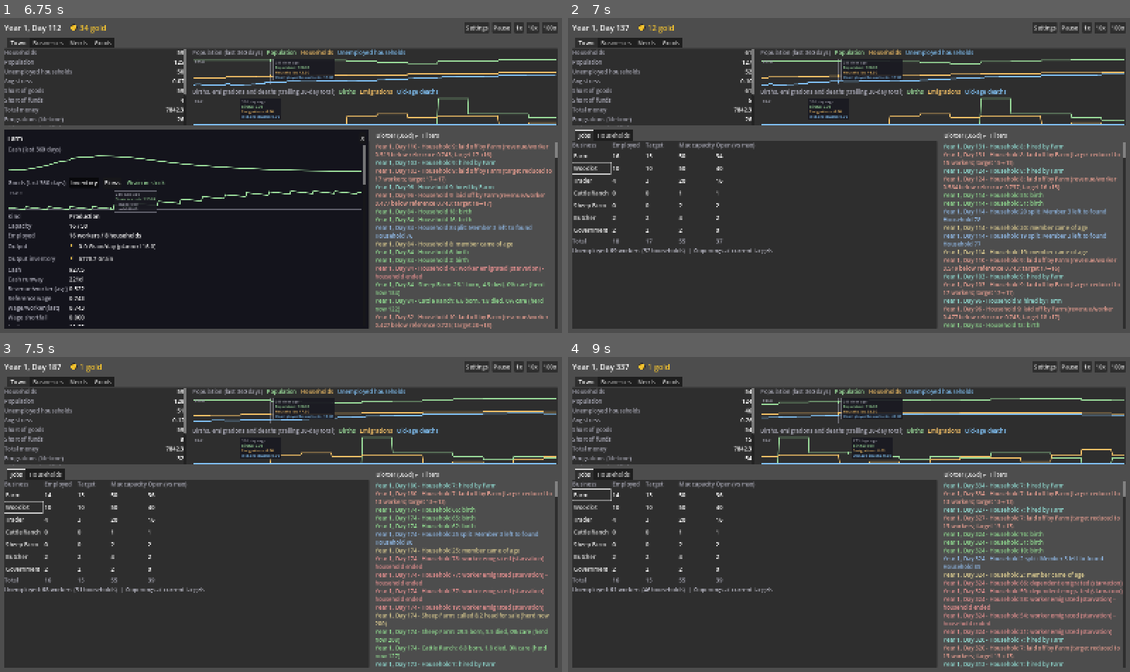
Above: before the commit, frames 1-4 (two rows, left to right).
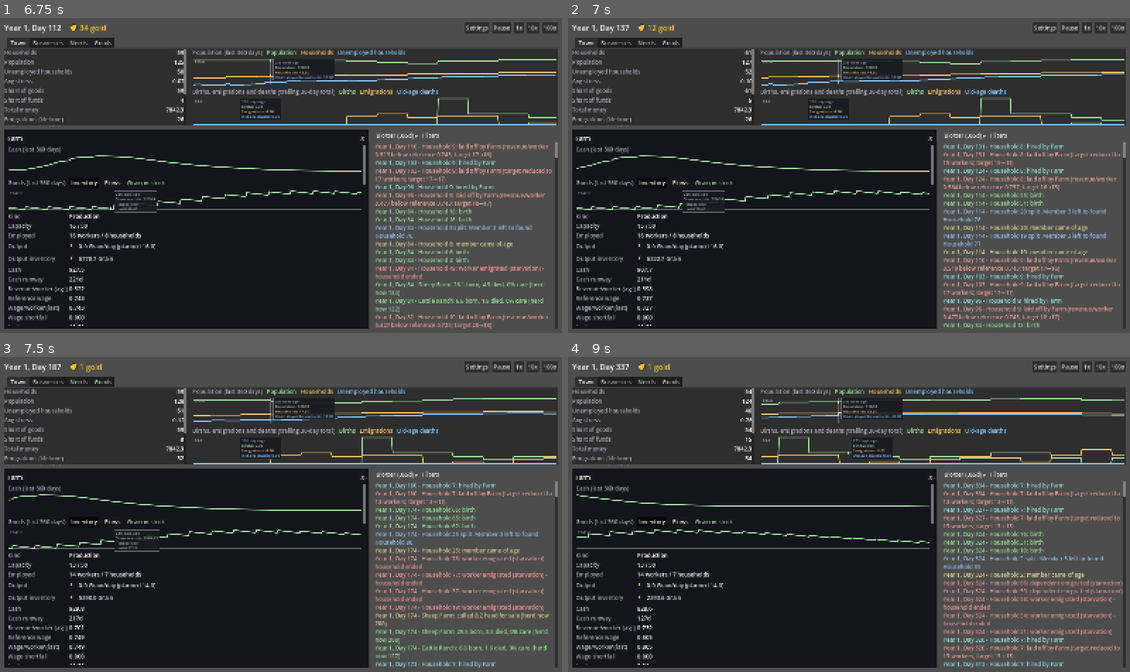
Above: after the commit, the same moments.

Repository: forsman5/sitka
Game: Godot game, scene res://scenes/sim/he_dashboard.tscn
Same seed, same stepped clock (60 frames per second), same inputs: the game is played once before the commit and once after it. This scene is started directly instead of the project's main scene.
Inputs (mouse positions are in pixels of both pictures, inside the frame that each line leads up to):
- Up to frame 1 (6.75 s): click "1x" at 0.5 s; click "10x" at 1.25 s; click "100x" at 2 s; click "Farm" at 2.75 s; tap Enter at 3.5 s; drag from (376, 71) to (337, 106) at 3.52 s; drag from (376, 112) to (252, 238) at 4.27 s; move the mouse to (185, 166) at 5.02 s; hold Left (ui_left) 5.03-5.75 s; hold Alt 5.03-5.75 s; click (185, 166) at 5.17 s; drag from (185, 200) to (112, 128) at 5.77 s; move the mouse to (196, 96) at 6.52 s; hold Down (ui_down) from 6.53 s (still down); tap F at 6.6 s
- Up to frame 2 (7 s): keep holding Down (ui_down); tap Space at 6.77 s
- Up to frame 3 (7.5 s): release Down (ui_down) at 7.25 s; drag from (404, 498) to (196, 435) at 7.27 s
- Up to frame 4 (9 s): move the mouse to (736, 530) at 8.02 s; hold Up (ui_up) 8.03-8.75 s; hold E 8.03-8.75 s; click (736, 530) at 8.17 s; drag from (905, 445) to (736, 530) at 8.77 s

Frame 1 is identical in both runs. In frame 2, 39% of the frame differs, in the area x 0-66%, y 35-99%; in frame 3, 39%; in frame 4, 40%.

Commit message:
Dashboard: rebuild business rows and Create menu when a business closes
Co-Authored-By: Claude Sonnet 5.5 <noreply@anthropic.com>

Diff:
--- a/scripts/sim/household_economy/he_dashboard.gd
+++ b/scripts/sim/household_economy/he_dashboard.gd
@@ -2205,7 +2205,17 @@
 	if not mouse_down:
 		_refresh_need_detail()
 
-	for report in _simulation.get_business_reports():
+	# A business that failed (or was created) changes the set of rows and the
+	# Create business menu's "already built" state; rebuild rather than leave a
+	# frozen row for a business that no longer exists.
+	var reports := _simulation.get_business_reports()
+	var rows_stale := reports.size() != _business_rows.size()
+	for report in reports:
+		if not _business_rows.has(report["business_id"]):
+			rows_stale = true
+	if rows_stale:
+		_rebuild_business_rows()
+	for report in reports:
 		var row: Dictionary = _business_rows.get(report["business_id"], {})
 		if row.is_empty():
 			continue
